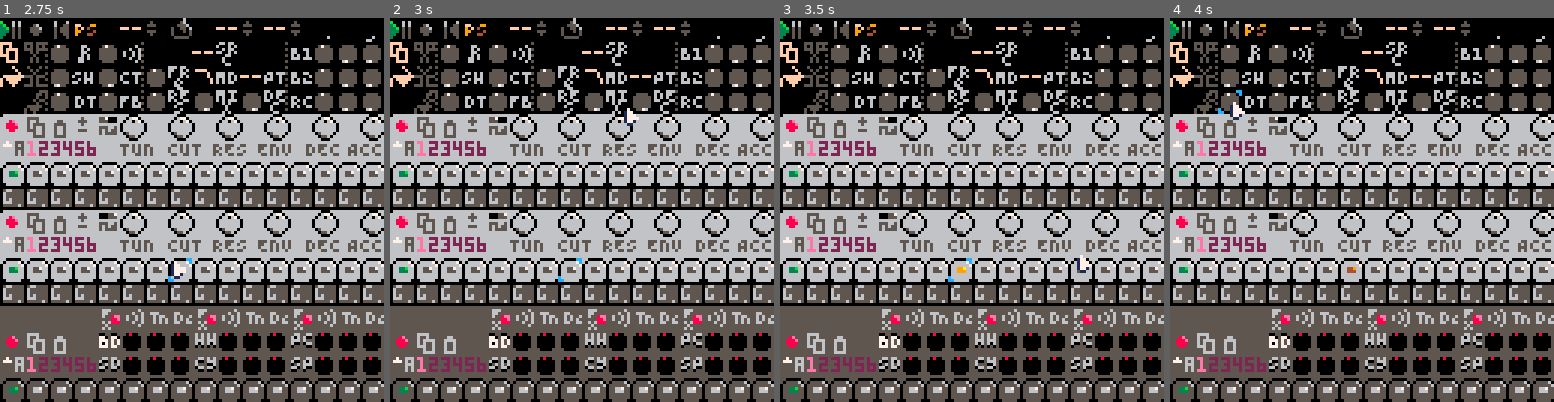
Above: before the commit, frames 1-4 (left to right).
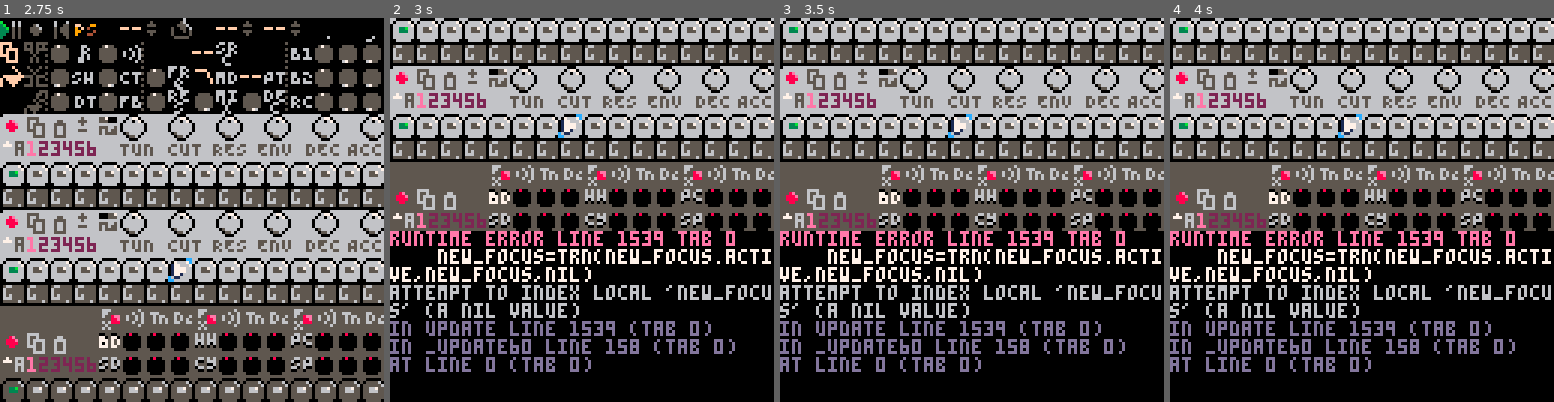
Above: after the commit, the same moments.

Repository: luchak/rp8
Game: PICO-8 cartridge pb-0x.p8
Two runs of this game, one before a commit and one after it. Both use one fixed random seed, a clock stepped at 60 frames per second and the inputs below.
Inputs (mouse positions are in pixels of both pictures, inside the frame that each line leads up to):
- Up to frame 1 (2.75 s): tap X (X key) at 0.33, 1.07, 1.85 s; click (280, 121) at 0.67 s; tap O (Z key) at 0.7, 1.7, 2.1, 2.5 s; click (46, 267) at 1.22 s; hold Right 1.6-2.1 s; click (107, 114) at 1.77 s; hold Up 2.15-2.42 s; click (172, 259) at 2.32 s; hold Right from 2.47 s (still down)
- Up to frame 2 (3 s): keep holding Right; click (624, 106) at 2.87 s; tap O (Z key) at 2.9 s; tap X (X key) at 2.97 s
- Up to frame 3 (3.5 s): release Right at 3.03 s; hold Left from 3.08 s (still down); tap O (Z key) at 3.3 s; click (1075, 256) at 3.42 s
- Up to frame 4 (4 s): release Left at 3.58 s; hold Down 3.63-3.97 s; tap O (Z key) at 3.7 s; click (1231, 102) at 3.97 s

Frame 1 is identical in both runs. In frame 2, 78% of the frame differs, in the area x 0-100%, y 0-100%; in frame 3, 78%; in frame 4, 78%.
Error after the commit: runtime error line 1539 tab 0; new_focus=trn(new_focus.active,new_focus,nil); attempt to index local 'new_focus' (a nil value)

Commit message:
Inline instrument y positions

Diff:
--- a/pb-0x.p8
+++ b/pb-0x.p8
@@ -1155,7 +1155,7 @@
     poke(0x5f2d, 0x5)
     self.click_x,self.click_y,self.drag_dist,self.last_drag=mx,my,0,0
     new_focus=self.mouse_tiles[mx\4 + (my\4)*32]
-    if (new_focus and not new_focus.active) new_focus=nil
+    new_focus=trn(new_focus.active,new_focus,nil)
     if (new_focus and new_focus.act_on_click) new_focus:input(state,trn(click==1,1,-1))
    end
   else
@@ -1384,70 +1384,68 @@
 end
 
 
-function pirc_ui_init(add_to_ui,key,yp)
+function pirc_ui_init(add_to_ui,key)
  for i=1,16 do
-  local xp=(i-1)*8
   add_to_ui(
-   step_btn_new(xp,yp+24,key,i,split'19,21,20,35')
+   step_btn_new(i*8-8,120,key,i,split'19,21,20,35')
   )
  end
  for k,d in pairs(parse[[{
-  bd={x=32,y=8,s=150,b=38},
-  sd={x=32,y=16,s=152,b=41},
-  hh={x=64,y=8,s=154,b=44},
-  cy={x=64,y=16,s=156,b=47},
-  pc={x=96,y=8,s=158,b=50},
-  sp={x=96,y=16,s=174,b=53}
+  bd={x=32,y=104,s=150,b=38},
+  sd={x=32,y=112,s=152,b=41},
+  hh={x=64,y=104,s=154,b=44},
+  cy={x=64,y=112,s=156,b=47},
+  pc={x=96,y=104,s=158,b=50},
+  sp={x=96,y=112,s=174,b=53}
  }]]) do
-  local cyp=yp+d.y
   add_to_ui(
-   radio_btn_new(d.x,cyp,k,d.s,d.s+1,state_make_get_set('drum_sel'))
+   radio_btn_new(d.x,d.y,k,d.s,d.s+1,state_make_get_set('drum_sel'))
   )
   -- lev,tun,dec
   for x,o in pairs(parse[[{8=2,16=0,24=1}]]) do
    add_to_ui(
-    dial_new(d.x+x,cyp,112,16,state_make_get_set_param(d.b+o))
+    dial_new(d.x+x,d.y,112,16,state_make_get_set_param(d.b+o))
    )
   end
  end
 
  for x,b in pairs(parse[[{32=0,64=1,96=2}]]) do
   add_to_ui(
-   toggle_new(x,yp,170,171,state_make_get_set_param_bool(37,b))
+   toggle_new(x,96,170,171,state_make_get_set_param_bool(37,b))
   )
  end
 
  add_to_ui(
-  momentary_new(8,yp+8,11,function(state,b)
+  momentary_new(8,104,11,function(state,b)
    copy_buf_pirc=copy_table(state.pat_seqs['dr'])
   end)
  )
  add_to_ui(
-  momentary_new(16,yp+8,10,function(state,b)
+  momentary_new(16,104,10,function(state,b)
    merge_tables(state.pat_seqs['dr'],copy_buf_pirc)
   end)
  )
 
  add_to_ui(
-  toggle_new(0,yp+8,188,189,state_make_get_set_param_bool(34))
+  toggle_new(0,104,188,189,state_make_get_set_param_bool(34))
  )
 
  add_to_ui(
-  spin_btn_new(0,yp+16,split'166,167,168,169',state_make_get_set(key..'_bank'))
+  spin_btn_new(0,112,split'166,167,168,169',state_make_get_set(key..'_bank'))
  )
  for i=1,6 do
   add_to_ui(
-   pat_btn_new(5+i*4,yp+16,key,6,i,unpack_split'2,14,8,5')
+   pat_btn_new(5+i*4,112,key,6,i,unpack_split'2,14,8,5')
   )
  end
 
- map(0,8,0,yp,16,4)
-end
-
-function header_ui_init(add_to_ui,yp)
+ map(0,8,0,96,16,4)
+end
+
+function header_ui_init(add_to_ui)
  local function hdial(x,y,idx)
  add_to_ui(
-  dial_new(x,yp+y,128,16,state_make_get_set_param(idx))
+  dial_new(x,y,128,16,state_make_get_set_param(idx))
  )
  end
 
@@ -1459,14 +1457,14 @@
 
  add_to_ui(
   toggle_new(
-   0,yp,6,7,
+   0,0,6,7,
    state_make_get_set('playing'),
    function(s) s:toggle_playing() end
   )
  )
  add_to_ui(
   toggle_new(
-   24,yp,172,173,
+   24,0,172,173,
    state_is_song_mode,
    function(s) s:toggle_song_mode() end
   )
@@ -1474,7 +1472,7 @@
  song_only(
   wrap_override(
    toggle_new(
-    8,yp,231,232,
+    8,0,231,232,
     state_make_get_set('tl','recording'),
     function(s) s:toggle_recording() end
    ),
@@ -1486,7 +1484,7 @@
  )
  song_only(
   momentary_new(
-   16,yp,5,
+   16,0,5,
    function()
     state:go_to_bar(
      trn(
@@ -1501,31 +1499,31 @@
  )
 
  add_to_ui(momentary_new(
-  0,yp+8,242,
+  0,8,242,
   function(s)
    s:copy_seq()
   end
  ))
  song_only(momentary_new(
-  8,yp+8,241,
+  8,8,241,
   function(s)
    s:cut_seq()
   end
  ),199)
  add_to_ui(momentary_new(
-  0,yp+16,247,
+  0,16,247,
   function(s)
    s:paste_seq()
   end
  ))
  song_only(momentary_new(
-  8,yp+16,243,
+  8,16,243,
   function(s)
    s:insert_seq()
   end
  ),201)
  song_only(momentary_new(
-  8,yp+24,246,
+  8,24,246,
   function(s)
    s.tl:copy_overrides_to_loop()
   end
@@ -1547,24 +1545,23 @@
  end
 
  add_to_ui(
-  toggle_new(64,yp+16,234,235,state_make_get_set_param_bool(56,0))
+  toggle_new(64,16,234,235,state_make_get_set_param_bool(56,0))
  )
  add_to_ui(
-  spin_btn_new(64,yp+8,parse[[{1="--,8,0,15",2="AL,8,0,15",3="B1,8,0,15",4="B2,8,0,15",5="RC,8,0,15"}]],state_make_get_set_param(56,1))
- )
-
- for pt,ypc in pairs(parse[[{b0=8,b1=16,dr=24}]]) do
+  spin_btn_new(64,8,parse[[{1="--,8,0,15",2="AL,8,0,15",3="B1,8,0,15",4="B2,8,0,15",5="RC,8,0,15"}]],state_make_get_set_param(56,1))
+ )
+
+ for pt,yp in pairs(parse[[{b0=8,b1=16,dr=24}]]) do
   local base_idx=syn_base_idx[pt]
-  ypc+=yp
   for idx,xpc in pairs(parse[[{0=104,1=112,2=120}]]) do
-   hdial(xpc,ypc,base_idx+idx)
+   hdial(xpc,yp,base_idx+idx)
   end
  end
  add_to_ui(
-  transport_number_new(32,yp,unpack_split'16,tl,bar')
+  transport_number_new(32,0,unpack_split'16,tl,bar')
  )
  song_only(
-  momentary_new(48,yp,192,
+  momentary_new(48,0,192,
    function(state,b)
     state:go_to_bar(state.tl.bar+b)
    end
@@ -1572,14 +1569,14 @@
   197
  )
  song_only(
-  toggle_new(56,yp,193,194,state_make_get_set('tl','loop')),
+  toggle_new(56,0,193,194,state_make_get_set('tl','loop')),
   195
  )
  add_to_ui(
-  transport_number_new(64,yp,unpack_split'16,tl,loop_start')
+  transport_number_new(64,0,unpack_split'16,tl,loop_start')
  )
  song_only(
-  momentary_new(80,yp,192,
+  momentary_new(80,0,192,
    function(state,b)
     local tl=state.tl
     local ns=tl.loop_start+b
@@ -1590,10 +1587,10 @@
   197
  )
  add_to_ui(
-  transport_number_new(88,yp,unpack_split'8,tl,loop_len')
+  transport_number_new(88,0,unpack_split'8,tl,loop_len')
  )
  song_only(
-  momentary_new(96,yp,192,
+  momentary_new(96,0,192,
    function(state,b)
     local tl=state.tl
     tl.loop_len=mid(1,tl.loop_len+b,1000-tl.loop_start)
@@ -1602,7 +1599,6 @@
   197
  )
 
- -- last 0 should be yp
  map(unpack_split'0,0,0,0,16,4')
 end
 
